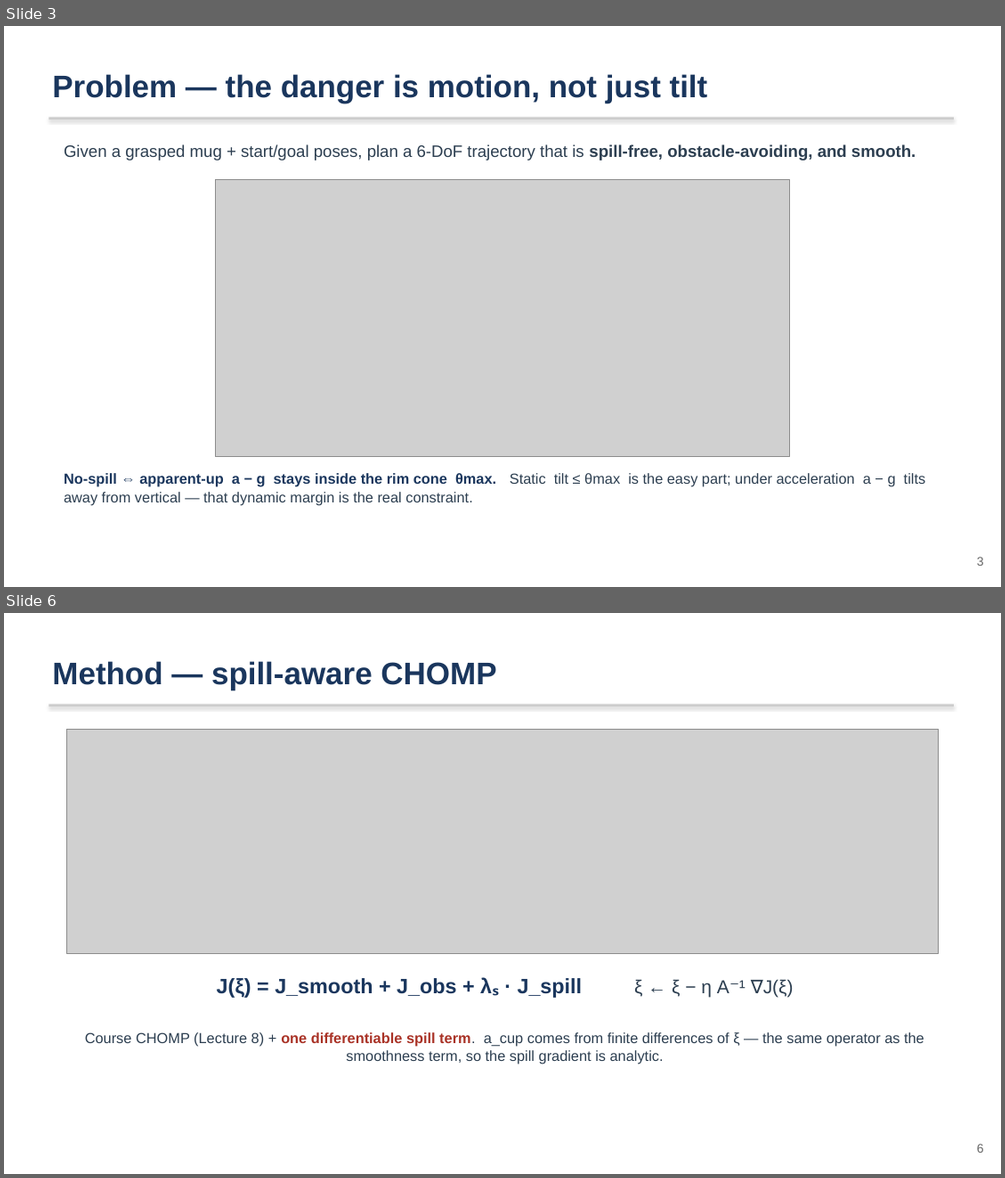
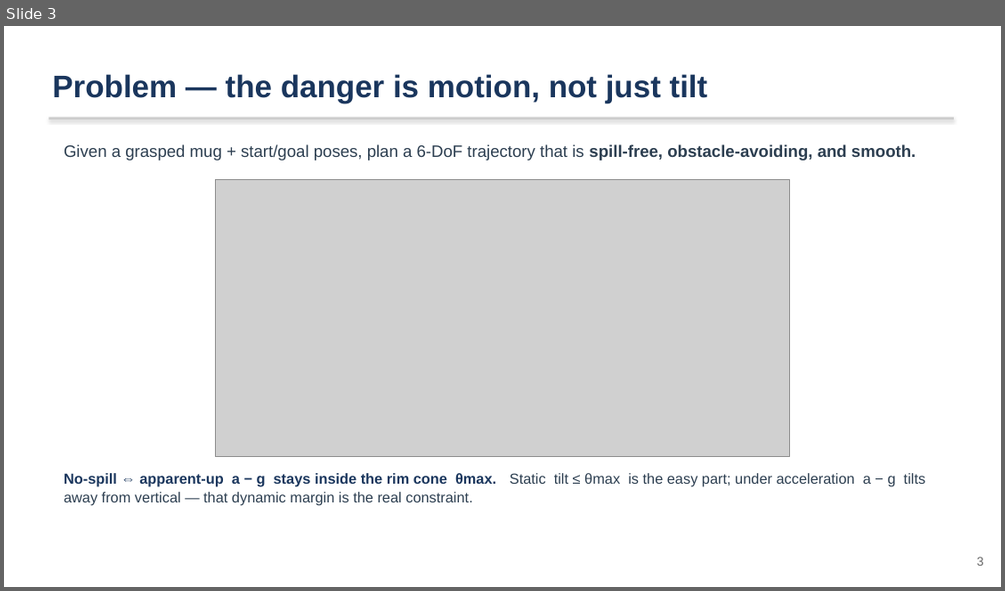
Before and after one commit to jihoon3125/spill-free-mug-trasport, a slide deck: docs/slides_proposal_editable.pptx. Shown one above the other, each under a label of ours: slides 3 and 6 before the commit, slide 3 after it; the slides between them are not shown. The pictures are 1005x1178 and 1005x591 pixels, drawn with LibreOffice and Linux fonts; fonts in the diff are those of the drawing; grey boxes stand for pictures. Boxes give left, top, right and bottom in pixels: in the first picture for what was removed or moved away, otherwise in the second. Text is boxed around its words. In the diff, an @@ line names an element or a change of style, - is before the commit and + after.

```diff
--- a/docs/slides_proposal_editable.pptx
+++ b/docs/slides_proposal_editable.pptx
@@ slide 6 removed at box(4, 613, 1001, 1174), background #FFFFFF @@
@@ text removed at box(52, 661, 496, 690) @@
-Method — spill-aware CHOMP
@@ rectangle removed at box(48, 705, 954, 706) @@
@@ picture removed at box(67, 729, 938, 953) @@
@@ text removed at box(217, 978, 793, 997) @@
-J(ξ) = J_smooth + J_obs + λₛ · J_spill ξ ← ξ − η A⁻¹ ∇J(ξ)
@@ text removed at box(85, 1032, 924, 1064) @@
-Course CHOMP (Lecture 8) + one differentiable spill term. a_cup comes from finite differences of ξ — the same operator as the smoothness term, so the spill gradient is analytic.
@@ text removed at box(977, 1143, 984, 1152) @@
-6
```
Also in this commit, not shown: 4 slides changed, 21 other files.
